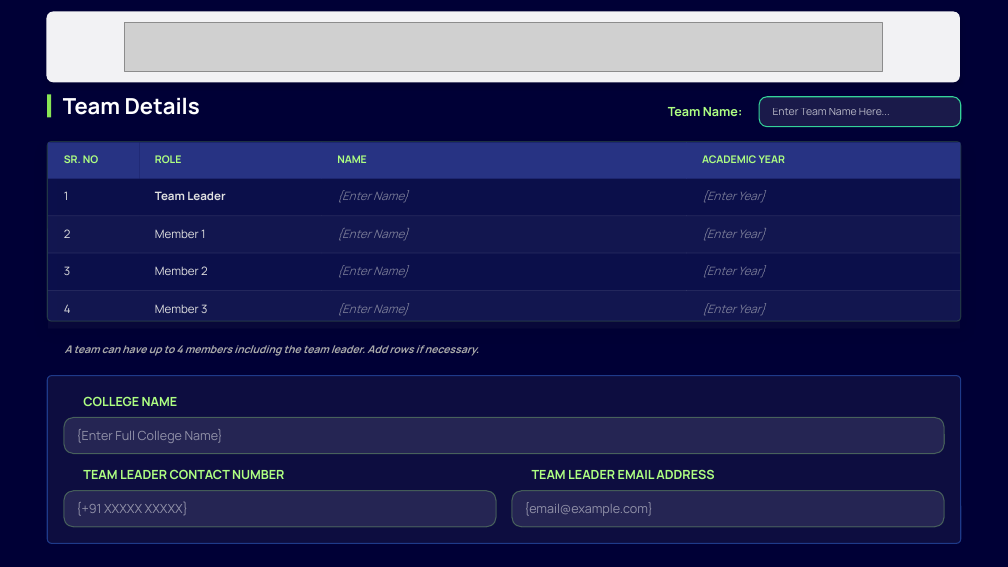
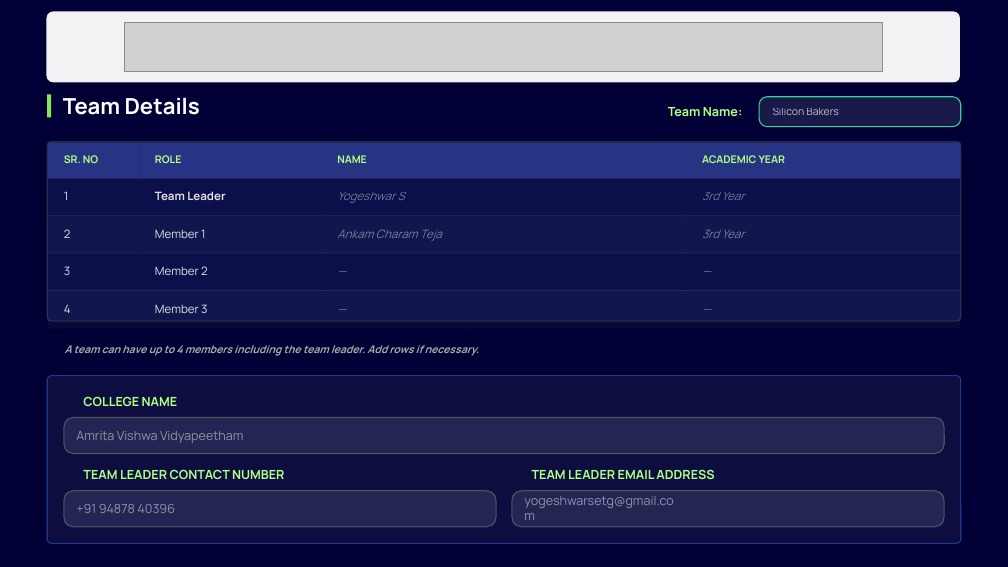
Before and after one commit to yogeshwars-cys/Drift-Sense, a slide deck: slide 1 of deck/DriftSense_Submission.pptx. Drawn at 1008x567 pixels with LibreOffice and Linux fonts; fonts in the diff are those of the drawing; grey boxes stand for pictures; background and template pictures are left out; a plain dark background stands for a picture behind light text. Boxes give left, top, right and bottom in pixels: in the first picture for what was removed or moved away, otherwise in the second. Text is boxed around its words. In the diff, an @@ line names an element or a change of style, - is before the commit and + after.

```diff
--- a/deck/DriftSense_Submission.pptx
+++ b/deck/DriftSense_Submission.pptx
@@ text at (x1=773, y1=108, x2=839, y2=115): text changed @@
-Enter Team Name Here...
+Silicon Bakers
@@ text at (x1=337, y1=192, x2=405, y2=203): text changed @@
-{Enter Name}
+Yogeshwar S
@@ text at (x1=702, y1=192, x2=745, y2=200): text changed @@
-{Enter Year}
+3rd Year
@@ text at (x1=337, y1=229, x2=442, y2=241): text changed @@
-{Enter Name}
+Ankam Charam Teja
@@ text at (x1=702, y1=230, x2=745, y2=238): text changed @@
-{Enter Year}
+3rd Year
@@ text at (x1=337, y1=265, x2=408, y2=278): text changed @@
-{Enter Name}
+—
@@ text at (x1=702, y1=265, x2=765, y2=278): text changed @@
-{Enter Year}
+—
@@ text at (x1=337, y1=303, x2=408, y2=316): text changed @@
-{Enter Name}
+—
@@ text at (x1=702, y1=303, x2=765, y2=316): text changed @@
-{Enter Year}
+—
@@ text at (x1=76, y1=431, x2=243, y2=443): text changed @@
-{Enter Full College Name}
+Amrita Vishwa Vidyapeetham
@@ text at (x1=76, y1=504, x2=175, y2=513): text changed @@
-{+91 XXXXX XXXXX}
++91 94878 40396
@@ text at (x1=524, y1=496, x2=673, y2=508): text changed @@
-{email@example.com}
+yogeshwarsetg@gmail.com
```
Also in this commit, not shown: 1 other file.
